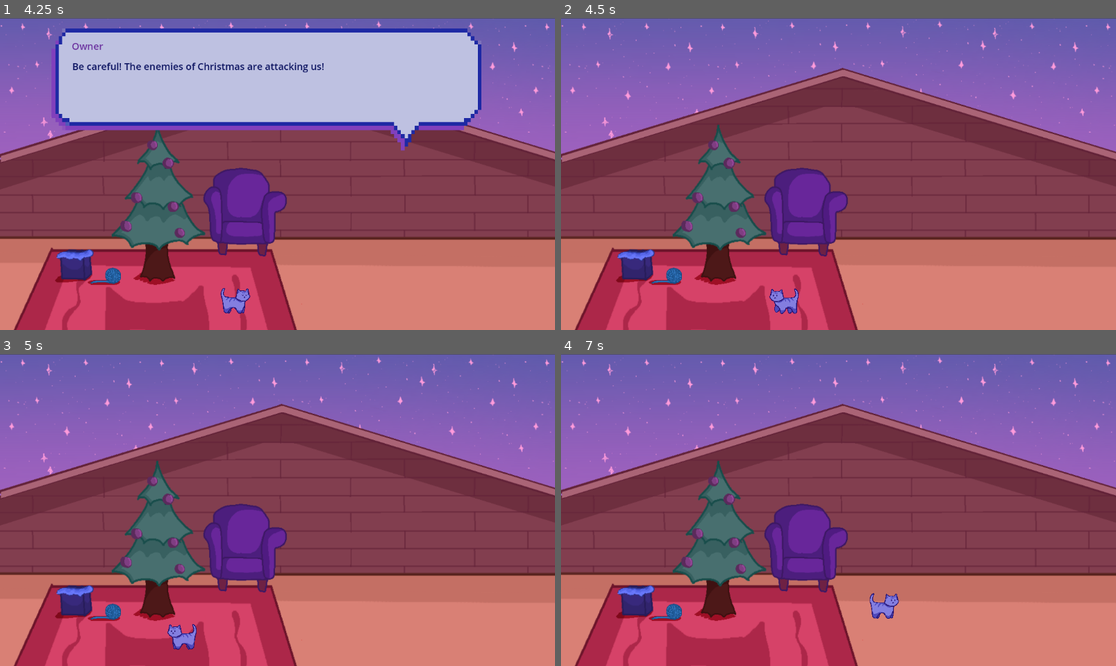
Above: before the commit, frames 1-4 (two rows, left to right).
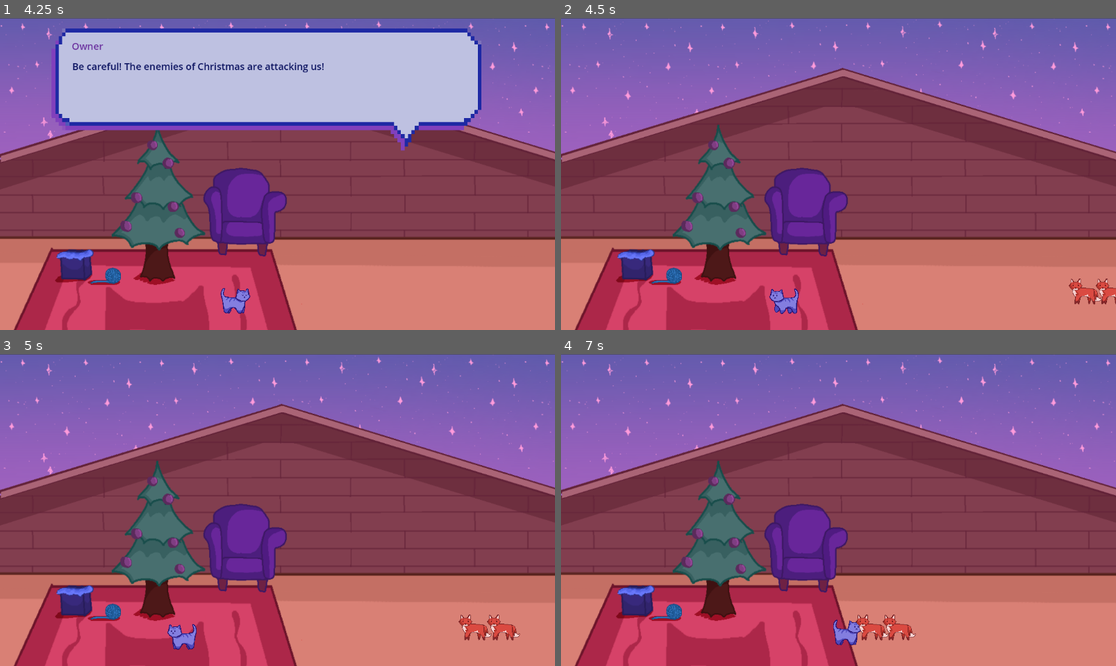
Above: after the commit, the same moments.

Repository: purple-affogato/magic-xmas-cat-game
Game: Godot game, scene res://past_level.tscn
Same seed, same stepped clock (60 frames per second), same inputs: the game is played once before the commit and once after it. This scene is started directly instead of the project's main scene.
Inputs:
- Up to frame 1 (4.25 s): tap Enter (ui_accept) at 0.5, 0.77, 1.25, 1.52, 2, 2.75, 3.02, 3.5, 3.77 s; hold Right (ui_right) 0.53-1.28 s; hold Down (ui_down) 1.28-2.03 s; hold Right (ui_right) 2.03-2.78 s; hold Up (ui_up) 2.78-3.53 s; hold Left (ui_left) from 3.53 s (still down)
- Up to frame 2 (4.5 s): keep holding Left (ui_left); tap Enter (ui_accept) at 4.25 s
- Up to frame 3 (5 s): keep holding Left (ui_left); tap Enter (ui_accept) at 4.52 s
- Up to frame 4 (7 s): release Left (ui_left) at 5.03 s; hold Down (ui_down) 5.03-5.78 s; hold Right (ui_right) 5.78-6.53 s; tap Enter (ui_accept) at 6.02, 6.77 s; hold Up (ui_up) from 6.53 s (still down)

Frame 1 is identical in both runs. In frame 2, 0.4% of the frame differs, in the area x 91-100%, y 83-92%; in frame 3, 0.5%; in frame 4, 1.0%, in the area x 49-64%, y 76-94%.

Commit message:
added script for fox
fox now moves toward player automatically

Diff:
--- /dev/null
+++ b/fox.gd
@@ -0,0 +1,22 @@
+extends CharacterBody2D
+
+
+const SPEED = 200.0
+var playerX
+var flip = false
+@onready var hp = 2
+
+func _physics_process(delta):
+	if abs(playerX - self.position.x) >= 100:
+		if self.position.x > playerX: # go left
+			velocity.x = -SPEED
+			if flip:
+				scale.x = -1
+				flip = false
+		else:
+			if !flip:
+				scale.x = -1
+				flip = true
+			velocity.x = SPEED
+
+	move_and_slide()
--- a/fox.tscn
+++ b/fox.tscn
@@ -1,5 +1,6 @@
-[gd_scene load_steps=14 format=3 uid="uid://poy6afdgb4am"]
+[gd_scene load_steps=15 format=3 uid="uid://b2q2igrgfiudi"]
 
+[ext_resource type="Script" path="res://fox.gd" id="1_ccn4b"]
 [ext_resource type="Texture2D" uid="uid://dhehstopuyif8" path="res://Assets/Fox.png" id="1_ndftn"]
 
 [sub_resource type="AtlasTexture" id="AtlasTexture_15dy3"]
@@ -94,6 +95,8 @@
 size = Vector2(56, 40)
 
 [node name="CharacterBody2D" type="CharacterBody2D"]
+motion_mode = 1
+script = ExtResource("1_ccn4b")
 
 [node name="AnimatedSprite2D" type="AnimatedSprite2D" parent="."]
 texture_filter = 1
--- a/past_level.gd
+++ b/past_level.gd
@@ -22,6 +22,7 @@
 enum Phase {START, BATTLE, END}
 var ph
 var dia
+var enemy_cnt
 
 func _process(delta):
 	if ph == Phase.START:
@@ -29,7 +30,23 @@
 			dia.visible = false
 			ph = Phase.BATTLE
 			$Cat.set_physics_process(true)
+	elif ph == Phase.BATTLE:
+		spawn_enemies()
+		handle_foxes()
 
+func spawn_enemies():
+	var fox = preload("res://fox.tscn").instantiate()
+	if enemy_cnt < 2:
+		add_child(fox)
+		fox.position = $SpawnPoint1.position
+		fox.add_to_group("firefox")
+		enemy_cnt += 1
+
+
+func handle_foxes():
+	var foxes = get_tree().get_nodes_in_group("firefox")
+	for f in foxes:
+		f.playerX = $Cat.position.x
 
 func _ready():
 	$Cat/AnimatedSprite2D.play('Idle')
@@ -37,3 +54,4 @@
 	dia = $DialogueBox
 	dia.start_reading(start_dia)
 	$Cat.set_physics_process(false)
+	enemy_cnt = 0
--- a/past_level.tscn
+++ b/past_level.tscn
@@ -76,9 +76,7 @@
 [node name="DialogueBox" parent="." instance=ExtResource("5_ntd08")]
 
 [node name="SpawnPoint1" type="Marker2D" parent="."]
-visible = false
 position = Vector2(1162, 567)
 
 [node name="SpawnPoint2" type="Marker2D" parent="."]
-visible = false
 position = Vector2(1161, 611)
